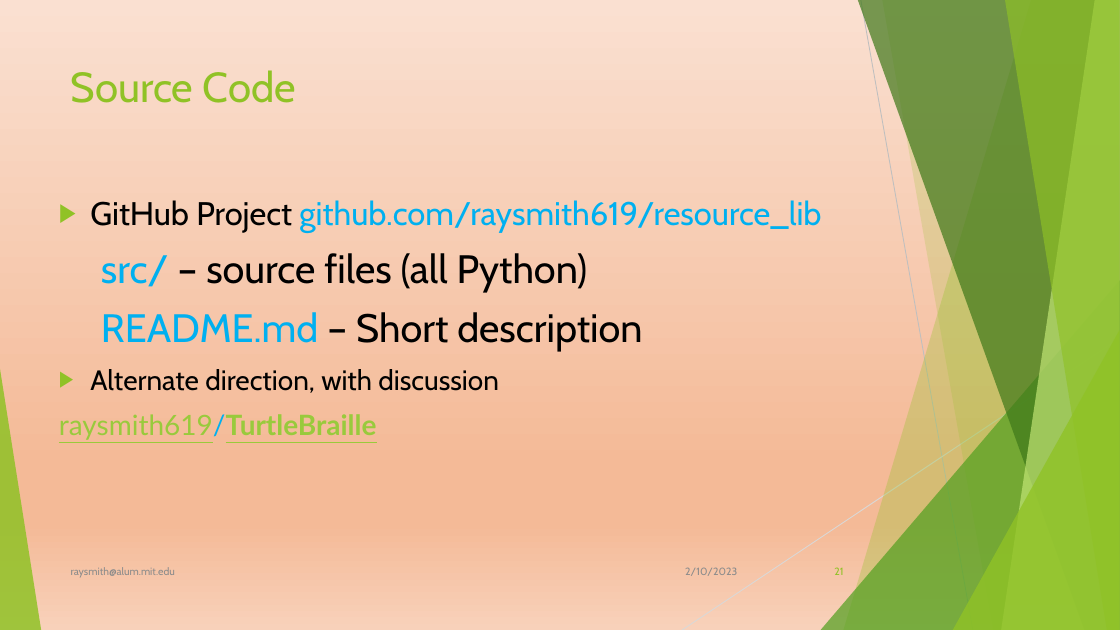
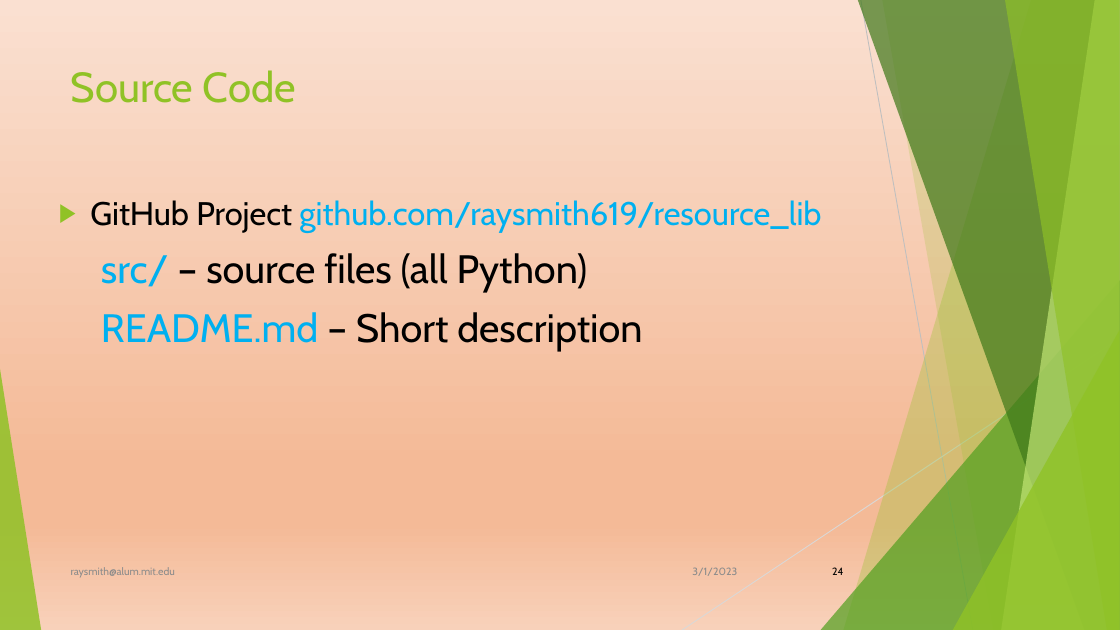
Before and after one commit to raysmith619/Introduction-To-Programming, a slide deck: slide 24 of Docs/ForTheBlind/Implementing Visually Impaired Introduction.pptx (slide 21 before the commit). Drawn at 1120x630 pixels with LibreOffice and Linux fonts; fonts in the diff are those of the drawing; background and template pictures are left out. Boxes give left, top, right and bottom in pixels: in the first picture for what was removed or moved away, otherwise in the second. Text is boxed around its words. In the diff, an @@ line names an element or a change of style, - is before the commit and + after.

```diff
--- a/Docs/ForTheBlind/Implementing Visually Impaired Introduction.pptx
+++ b/Docs/ForTheBlind/Implementing Visually Impaired Introduction.pptx
@@ text at (59,369,499,440): paragraphs removed @@
-▶ Alternate direction, with discussion
-raysmith619/TurtleBraille
@@ text at (692,567,737,576): text changed @@
-2/10/2023
+3/1/2023
@@ page number at (832,567,843,575): text changed; text colour #90C226 to #000000 @@
-21
+24
```
Also in this commit, not shown: 17 other slides changed, 7 slides added, 4 slides removed, 4 other files.
